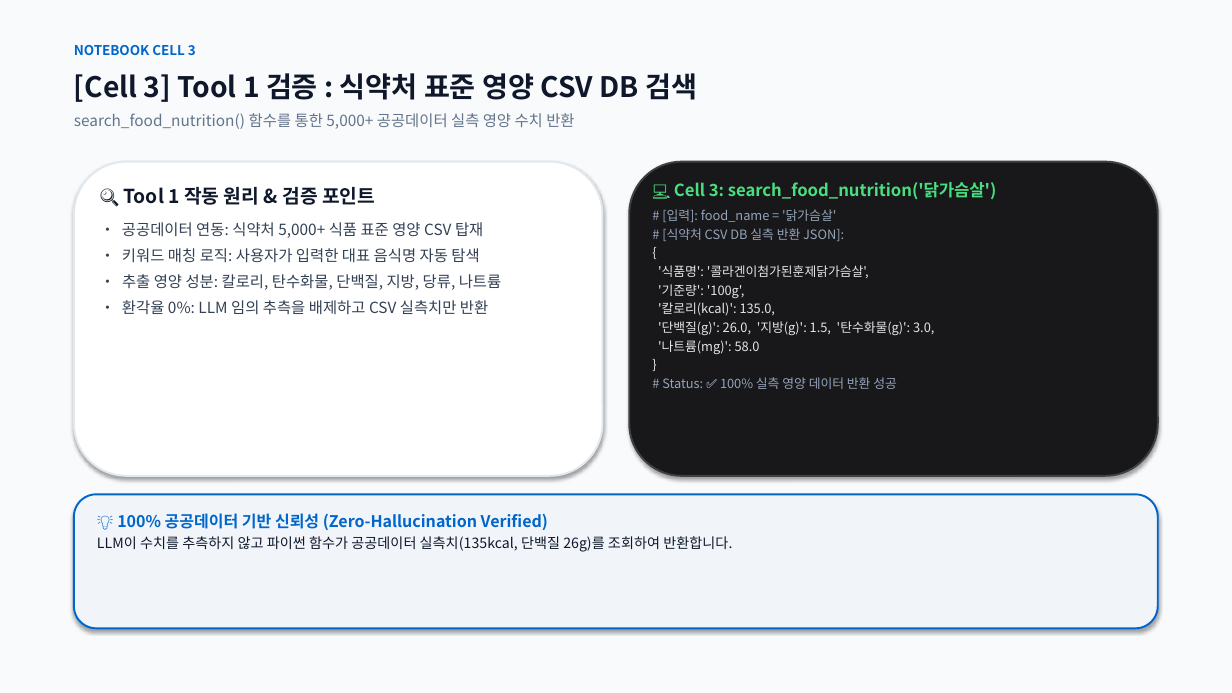
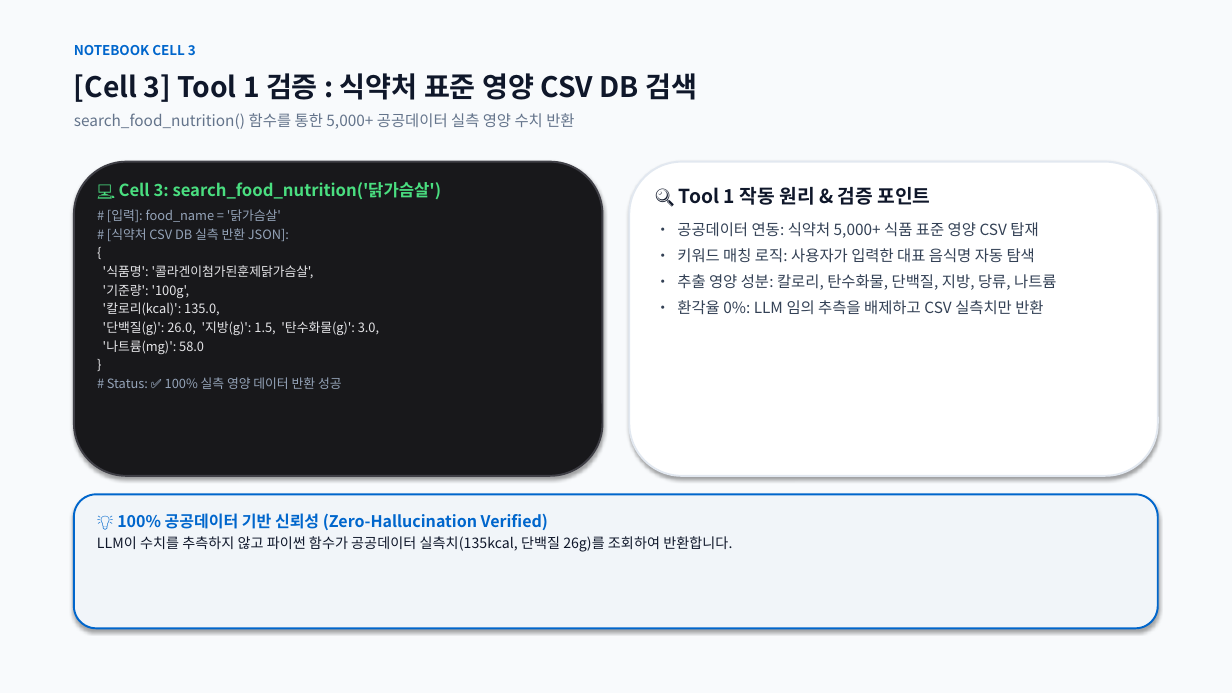
Before and after one commit to rye6837-web/impossible_to_get_lost_my_weight, a slide deck: slide 5 of AI_Diet_Coach_Presentation.pptx. Drawn at 1232x693 pixels with LibreOffice and Linux fonts; fonts in the diff are those of the drawing. Boxes give left, top, right and bottom in pixels: in the first picture for what was removed or moved away, otherwise in the second. Text is boxed around its words. In the diff, an @@ line names an element or a change of style, - is before the commit and + after.

Commit message:
style: Flip slide layout to place notebook code/output on the left and technical explanations on the right

```diff
--- a/AI_Diet_Coach_Presentation.pptx
+++ b/AI_Diet_Coach_Presentation.pptx
@@ rounded rectangle at (74,162,603,476): fill #FFFFFF to #18181B; outline #E2E8F0 1.5 pt to #3F3F46 1.5 pt @@
@@ rounded rectangle at (629,162,1158,476): fill #18181B to #FFFFFF; outline #3F3F46 1.5 pt to #E2E8F0 1.5 pt @@
@@ text at (103,182,441,389): text changed; size 12 to 10 pt; text colour #334155 to #E4E4E7 @@
-🔍 Tool 1 작동 원리 & 검증 포인트
-• 공공데이터 연동: 식약처 5,000+ 식품 표준 영양 CSV 탑재
-• 키워드 매칭 로직: 사용자가 입력한 대표 음식명 자동 탐색
-• 추출 영양 성분: 칼로리, 탄수화물, 단백질, 지방, 당류, 나트륨
-• 환각율 0%: LLM 임의 추측을 배제하고 CSV 실측치만 반환
+💻 Cell 3: search_food_nutrition('닭가슴살')
+# [입력]: food_name = '닭가슴살'
+# [식약처 CSV DB 실측 반환 JSON]:
+{
+'식품명': '콜라겐이첨가된훈제닭가슴살',
+'기준량': '100g',
+'칼로리(kcal)': 135.0,
+'단백질(g)': 26.0, '지방(g)': 1.5, '탄수화물(g)': 3.0,
+'나트륨(mg)': 58.0
+}
+# Status: ✅ 100% 실측 영양 데이터 반환 성공
@@ text at (677,187,1056,315): text changed; size 10 to 12 pt; text colour #E4E4E7 to #334155 @@
-💻 Cell 3: search_food_nutrition('닭가슴살')
-# [입력]: food_name = '닭가슴살'
-# [식약처 CSV DB 실측 반환 JSON]:
-{
-'식품명': '콜라겐이첨가된훈제닭가슴살',
-'기준량': '100g',
-'칼로리(kcal)': 135.0,
-'단백질(g)': 26.0, '지방(g)': 1.5, '탄수화물(g)': 3.0,
-'나트륨(mg)': 58.0
-}
-# Status: ✅ 100% 실측 영양 데이터 반환 성공
+🔍 Tool 1 작동 원리 & 검증 포인트
+• 공공데이터 연동: 식약처 5,000+ 식품 표준 영양 CSV 탑재
+• 키워드 매칭 로직: 사용자가 입력한 대표 음식명 자동 탐색
+• 추출 영양 성분: 칼로리, 탄수화물, 단백질, 지방, 당류, 나트륨
+• 환각율 0%: LLM 임의 추측을 배제하고 CSV 실측치만 반환
```
Also in this commit, not shown: 8 other slides changed, 1 other file.
